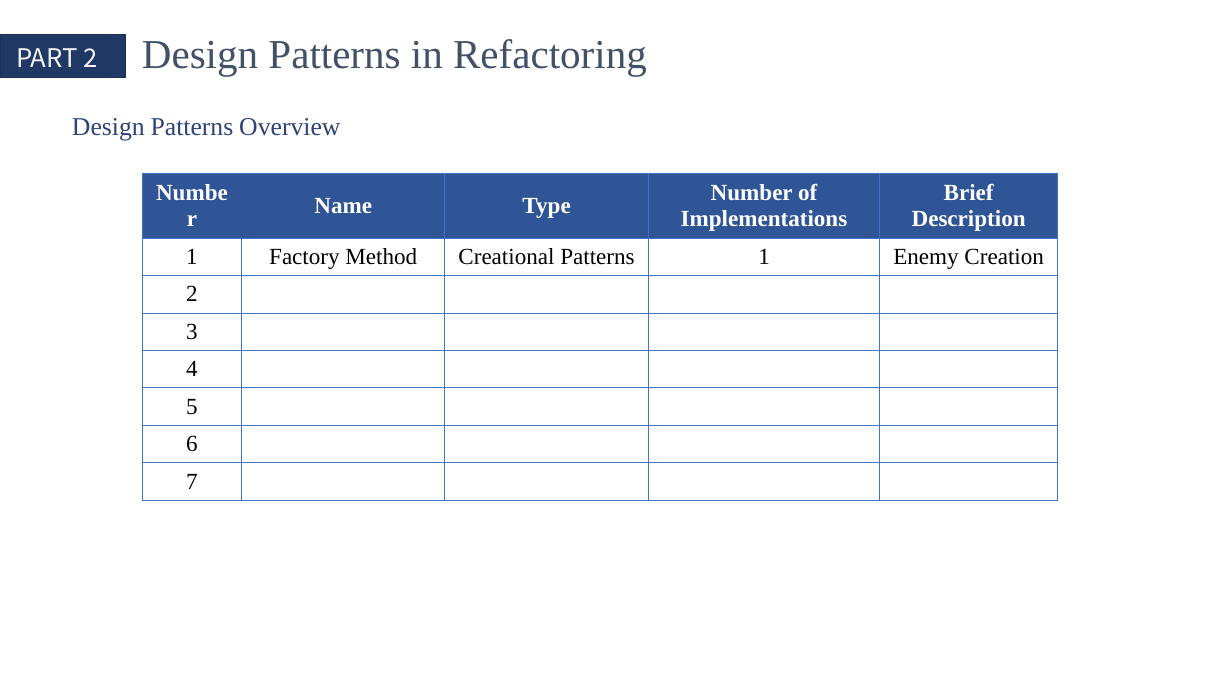
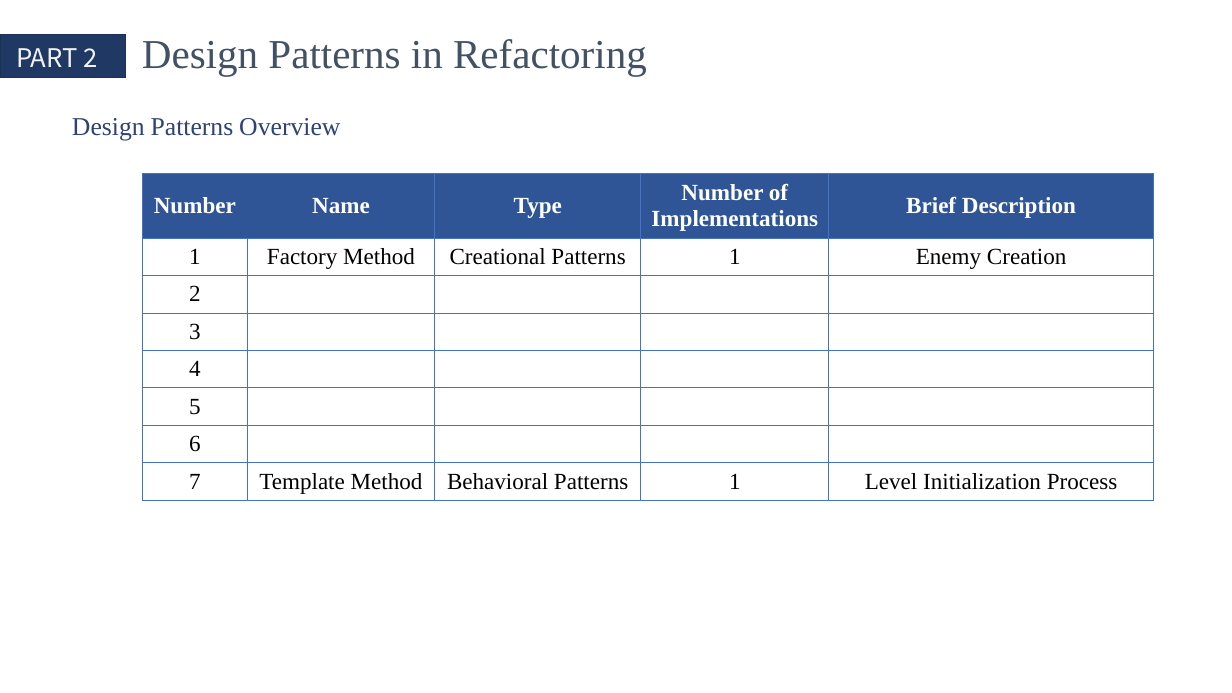
Before and after one commit to QinCheng0928/Cocos2d, a slide deck: slide 5 of 文档/DesignPattern.pptx. Drawn at 1232x693 pixels with LibreOffice and Linux fonts; fonts in the diff are those of the drawing. Boxes give left, top, right and bottom in pixels: in the first picture for what was removed or moved away, otherwise in the second. Text is boxed around its words. In the diff, an @@ line names an element or a change of style, - is before the commit and + after.

```diff
--- a/文档/DesignPattern.pptx
+++ b/文档/DesignPattern.pptx
@@ table at [142,173,1154,500] @@
-row 8: 7 |  |  |  | 
+row 8: 7 | Template Method | Behavioral Patterns | 1 | Level Initialization Process
@@ table: place and size @@
-table at [142,173,1057,500]
+table at [142,173,1154,500]
```
Also in this commit, not shown: 3 other slides changed, 1 slide added, 5 other files.
